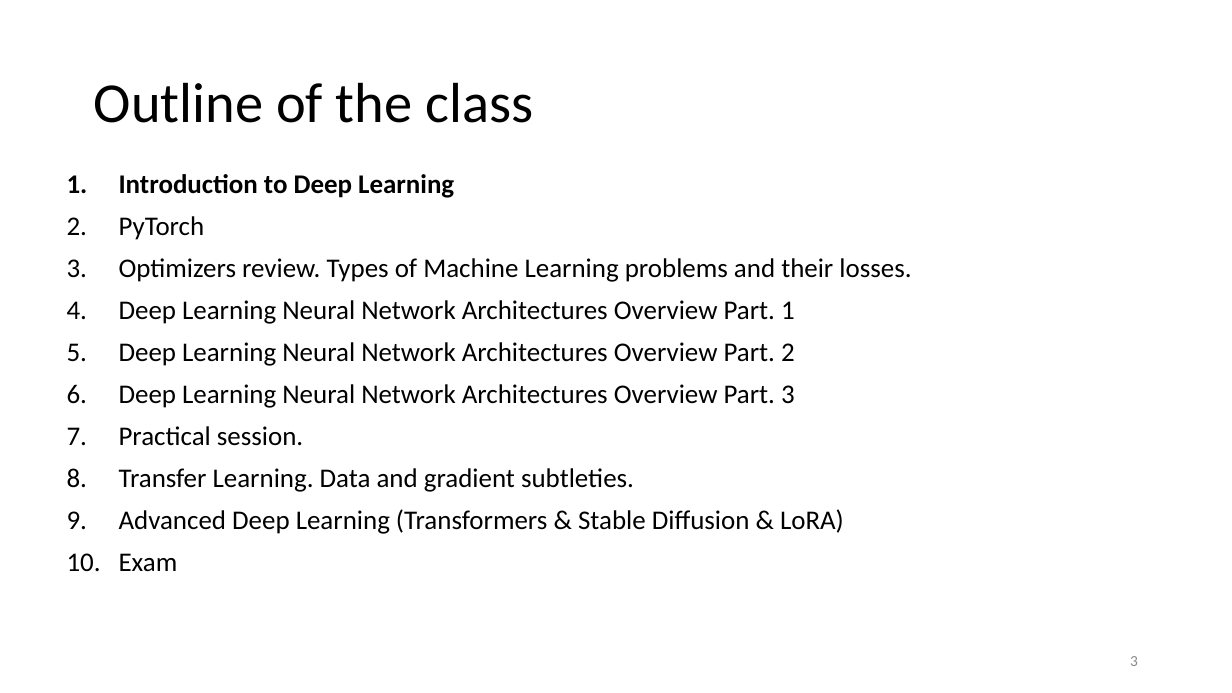
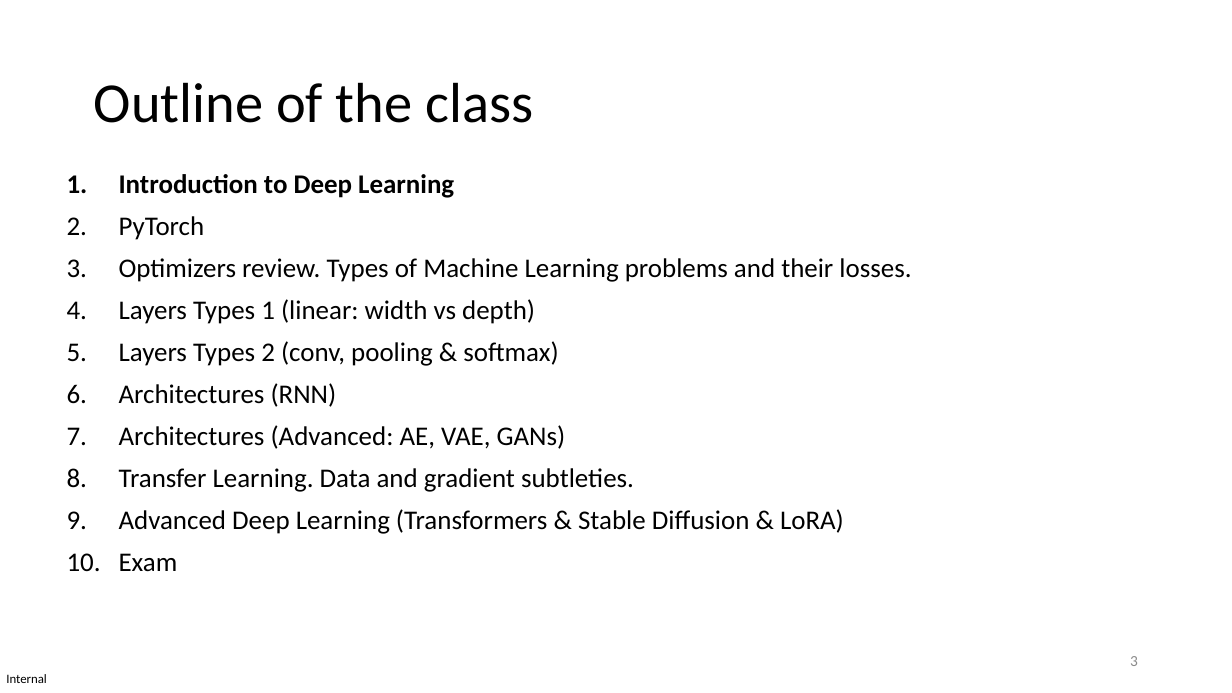
Before and after one commit to MICS-Lab/DeepLearningCourse2025, a slide deck: slide 3 of Slides/Slides_1.pptx. Drawn at 1232x693 pixels with LibreOffice and Linux fonts; fonts in the diff are those of the drawing. Boxes give left, top, right and bottom in pixels: in the first picture for what was removed or moved away, otherwise in the second. Text is boxed around its words. In the diff, an @@ line names an element or a change of style, - is before the commit and + after.

```diff
--- a/Slides/Slides_1.pptx
+++ b/Slides/Slides_1.pptx
@@ text at (119, 299, 566, 449): text changed @@
-4. Deep Learning Neural Network Architectures Overview Part. 1
-5. Deep Learning Neural Network Architectures Overview Part. 2
-6. Deep Learning Neural Network Architectures Overview Part. 3
-7. Practical session.
+4. Layers Types 1 (linear: width vs depth)
+5. Layers Types 2 (conv, pooling & softmax)
+6. Architectures (RNN)
+7. Architectures (Advanced: AE, VAE, GANs)
@@ text added at (6, 674, 47, 683), 10 pt, text #000000 @@
+Internal
```
Also in this commit, not shown: 33 other slides changed.
